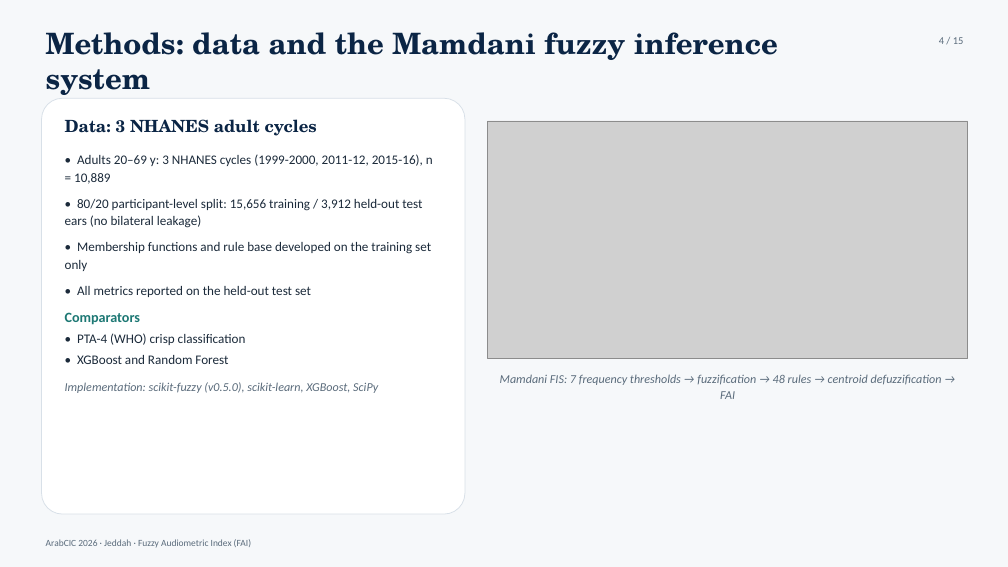
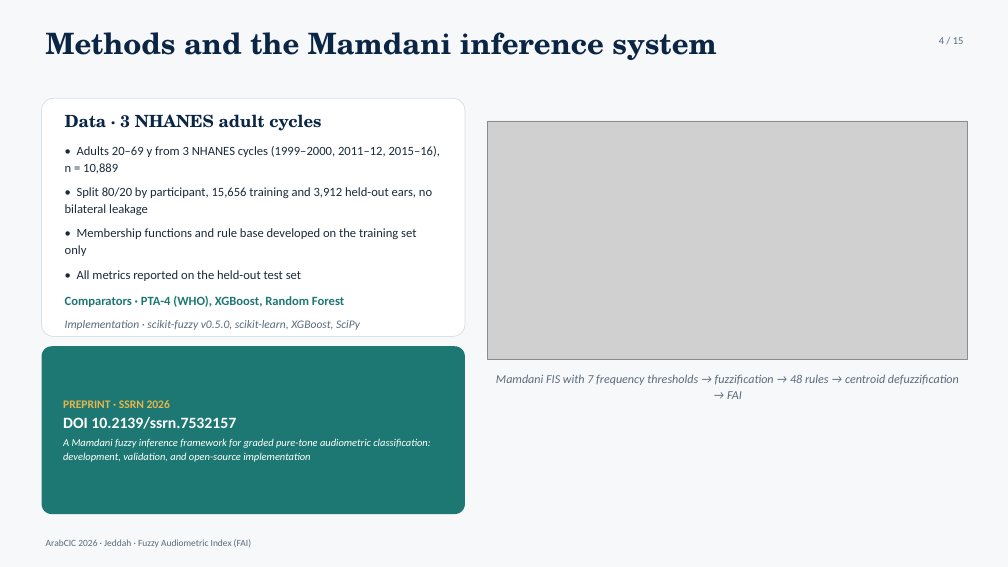
Before and after one commit to ameye/fuzzy-audiogram, a slide deck: slide 4 of arabcic2026/arabcic2026_fuzzy_audiogram.pptx. Drawn at 1008x567 pixels with LibreOffice and Linux fonts; fonts in the diff are those of the drawing; grey boxes stand for pictures. Boxes give left, top, right and bottom in pixels: in the first picture for what was removed or moved away, otherwise in the second. Text is boxed around its words. In the diff, an @@ line names an element or a change of style, - is before the commit and + after.

```diff
--- a/arabcic2026/arabcic2026_fuzzy_audiogram.pptx
+++ b/arabcic2026/arabcic2026_fuzzy_audiogram.pptx
@@ text at box(46, 32, 717, 60): text changed @@
-Methods: data and the Mamdani fuzzy inference system
+Methods and the Mamdani inference system
@@ rounded rectangle: place and size @@
-rounded rectangle at box(42, 98, 465, 514)
+rounded rectangle at box(42, 98, 465, 337)
@@ text at box(65, 114, 321, 131): text changed @@
-Data: 3 NHANES adult cycles
+Data · 3 NHANES adult cycles
@@ text "• Adults 20–69 y from ...": place and size @@
-text "• Adults 20–69 y from ..." at box(65, 154, 433, 393)
+text "• Adults 20–69 y from ..." at box(65, 146, 440, 330)
@@ text at box(65, 146, 440, 215): text changed; size 12.5 to 12 pt @@
-• Adults 20–69 y: 3 NHANES cycles (1999-2000, 2011-12, 2015-16), n = 10,889
-• 80/20 participant-level split: 15,656 training / 3,912 held-out test ears (no bilateral leakage)
+• Adults 20–69 y from 3 NHANES cycles (1999–2000, 2011–12, 2015–16), n = 10,889
+• Split 80/20 by participant, 15,656 training and 3,912 held-out ears, no bilateral leakage
@@ text at box(65, 228, 416, 281): size 12.5 to 12 pt in "• Membership functions and rule base developed ...", "• All metrics reported on the held-out ..."; less space between paragraphs @@
@@ text at box(65, 296, 360, 330): text changed; size 11.5 to 11 pt; italic on @@
-Comparators
-• PTA-4 (WHO) crisp classification
-• XGBoost and Random Forest
-Implementation: scikit-fuzzy (v0.5.0), scikit-learn, XGBoost, SciPy
+Comparators · PTA-4 (WHO), XGBoost, Random Forest
+Implementation · scikit-fuzzy v0.5.0, scikit-learn, XGBoost, SciPy
@@ rounded rectangle added at box(42, 346, 465, 514), fill #1D7874 @@
@@ text at box(496, 374, 959, 399): text changed @@
-Mamdani FIS: 7 frequency thresholds → fuzzification → 48 rules → centroid defuzzification → FAI
+Mamdani FIS with 7 frequency thresholds → fuzzification → 48 rules → centroid defuzzification → FAI
@@ text added at box(63, 400, 430, 462), 10 pt, text #FFFFFF, italic @@
+PREPRINT · SSRN 2026
+DOI 10.2139/ssrn.7532157
+A Mamdani fuzzy inference framework for graded pure-tone audiometric classification: development, validation, and open-source implementation
```
Also in this commit, not shown: 14 other slides changed, 5 other files.
